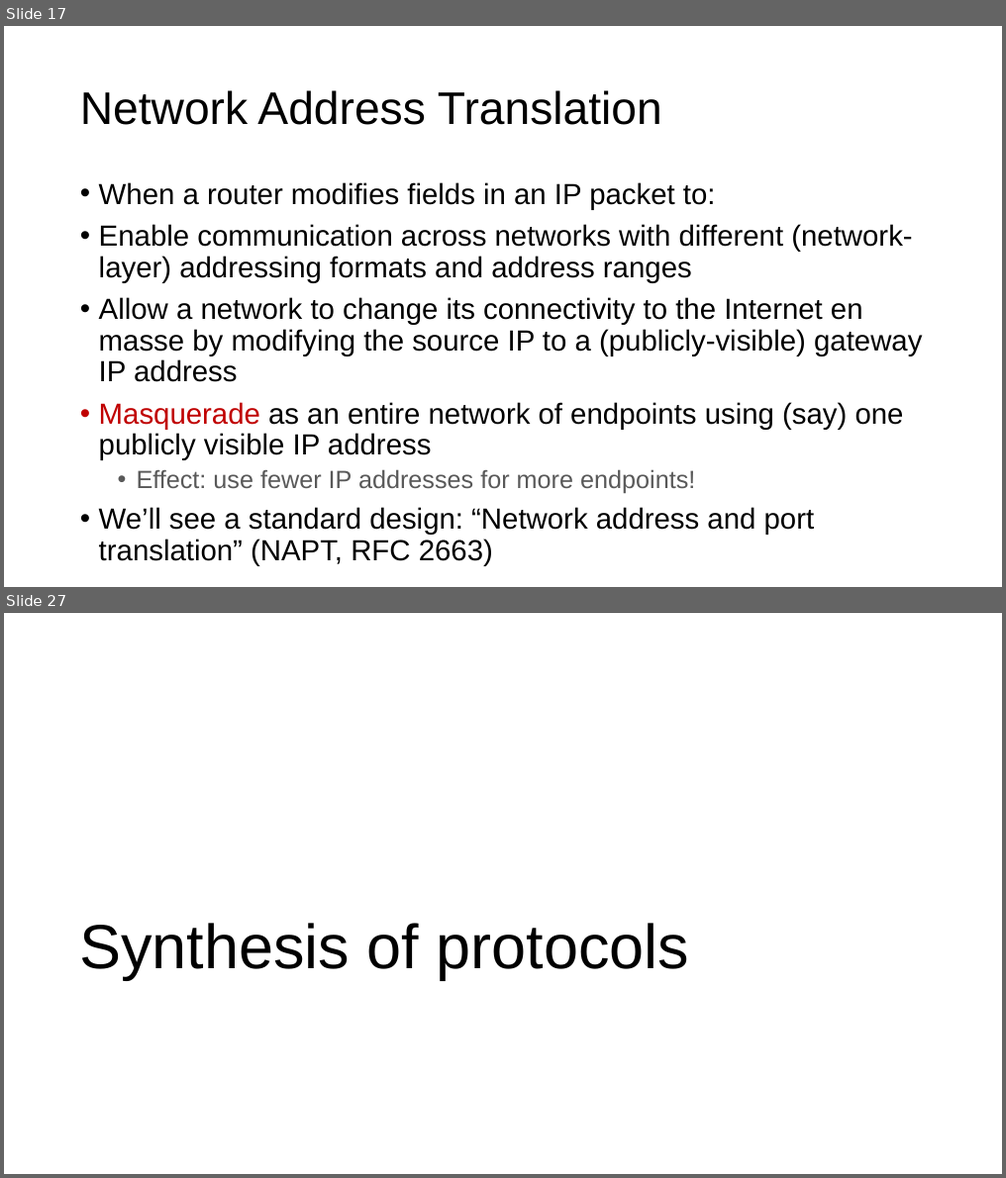
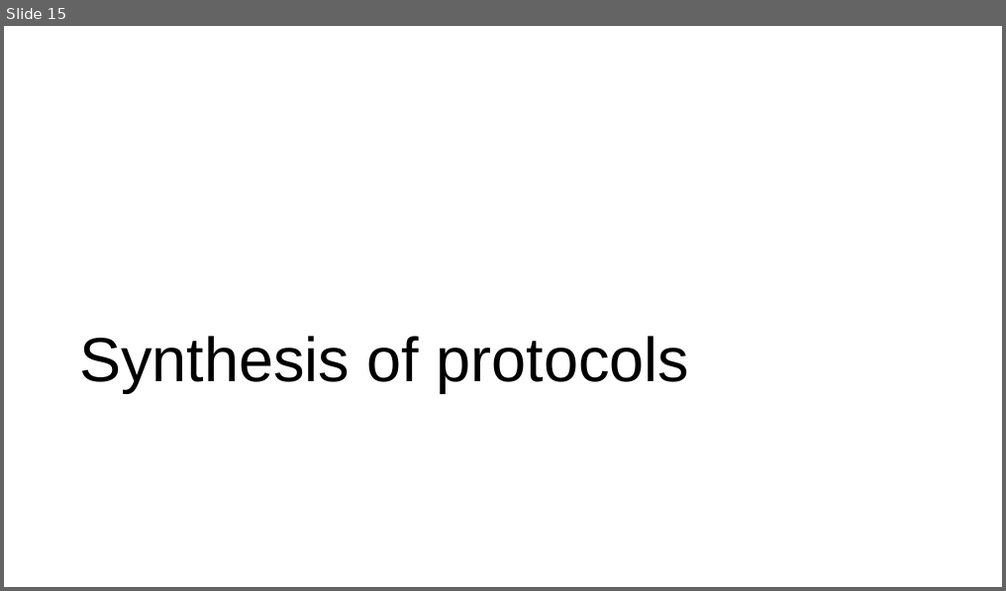
Before and after one commit to ngsrinivas/coursegen, a slide deck: ex/352-F24/staging/352-F24/lectures/26-net-routing-protocols.pptx. Shown one above the other, each under a label of ours: slides 17 and 27 before the commit, slide 15 after it; the slides between them are not shown. The pictures are 1006x1178 and 1006x591 pixels, drawn with LibreOffice and Linux fonts; fonts in the diff are those of the drawing. Boxes give left, top, right and bottom in pixels: in the first picture for what was removed or moved away, otherwise in the second. Text is boxed around its words. In the diff, an @@ line names an element or a change of style, - is before the commit and + after.

```diff
--- a/ex/352-F24/staging/352-F24/lectures/26-net-routing-protocols.pptx
+++ b/ex/352-F24/staging/352-F24/lectures/26-net-routing-protocols.pptx
@@ slide 17 removed at bbox=[4, 26, 1002, 587], background #FFFFFF @@
@@ title removed at bbox=[80, 90, 662, 125] @@
-Network Address Translation
@@ text removed at bbox=[99, 182, 922, 567] @@
-• When a router modifies fields in an IP packet to:
-• Enable communication across networks with different (network-layer) addressing formats and address ranges
-• Allow a network to change its connectivity to the Internet en masse by modifying the source IP to a (publicly-visible) gateway IP address
-• Masquerade as an entire network of endpoints using (say) one publicly visible IP address
-  • Effect: use fewer IP addresses for more endpoints!
-• We’ll see a standard design: “Network address and port translation” (NAPT, RFC 2663)
@@ what was slide 27 is now slide 15 @@
```
Also in this commit, not shown: 11 other slides removed, 1 other file.
